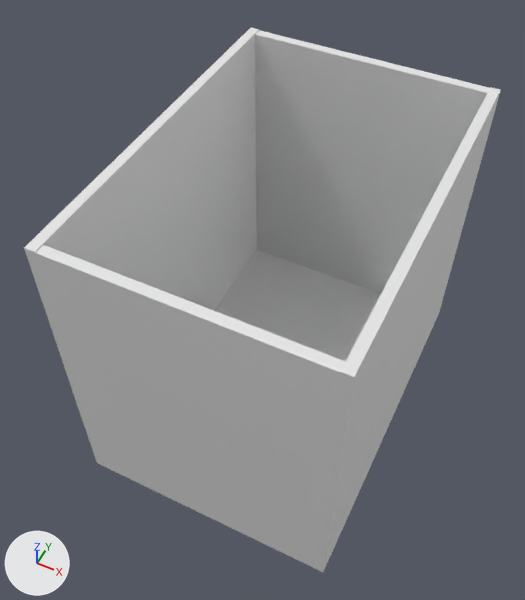
The Blender file blender/box.blend, before and after one commit.
Before and after are seen from a 50 mm camera at (1.53, -3.45, 4.57) aimed at (-0.13, -0.14, 0.43). Lighting does not change. The marker at lower left points along +X, +Y and +Z. The first picture is the older version.
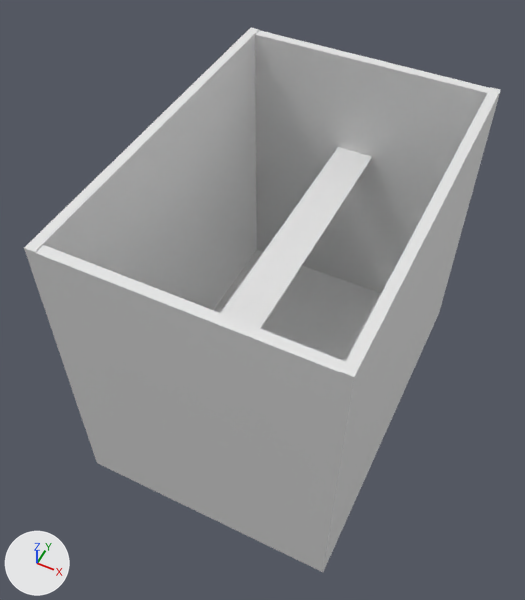
What differs and where, as boxes [x1, y1, x2, y2] in the pictures (525 x 600 px):
'tape_roll', added
    after: [220, 147, 372, 329]

The change, as a diff of the scene's bpy script:
```diff
--- a/blender/box.blend.py
+++ b/blender/box.blend.py
@@ me_cube_002 @@
+me_cube_002.from_pydata(...)  # 48 vertices, 46 faces; spans x -0.15..0.15, y -1.4..1.4, z -0.01..0.0
@@ ob_tape_roll @@
+ob_tape_roll = bpy.data.objects.new('tape_roll', me_cube_002)
+ob_tape_roll.location = (0.0, 0.0, 0.876)
+_m = ob_tape_roll.modifiers.new('Subdivision', 'SUBSURF')
+_m.levels = 2
```
